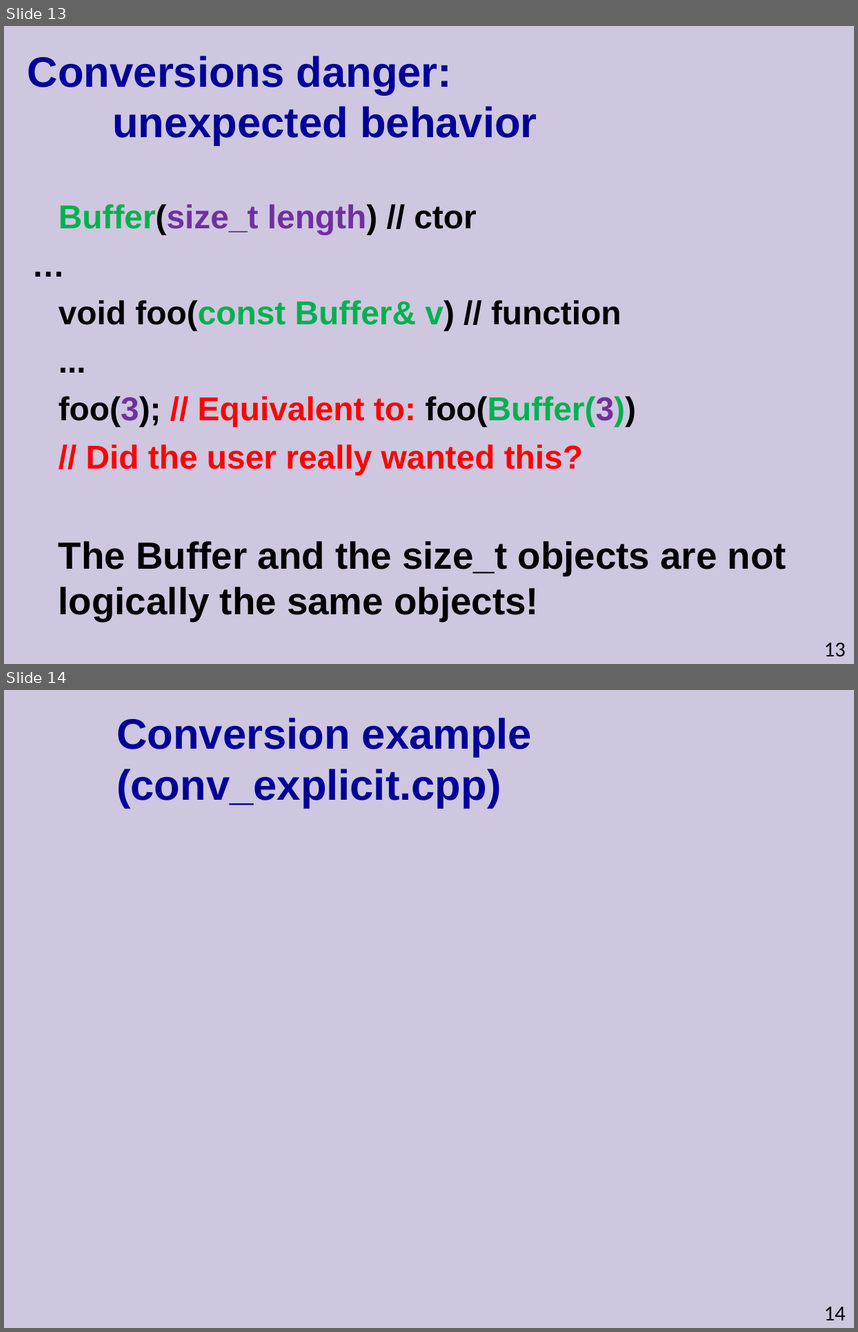
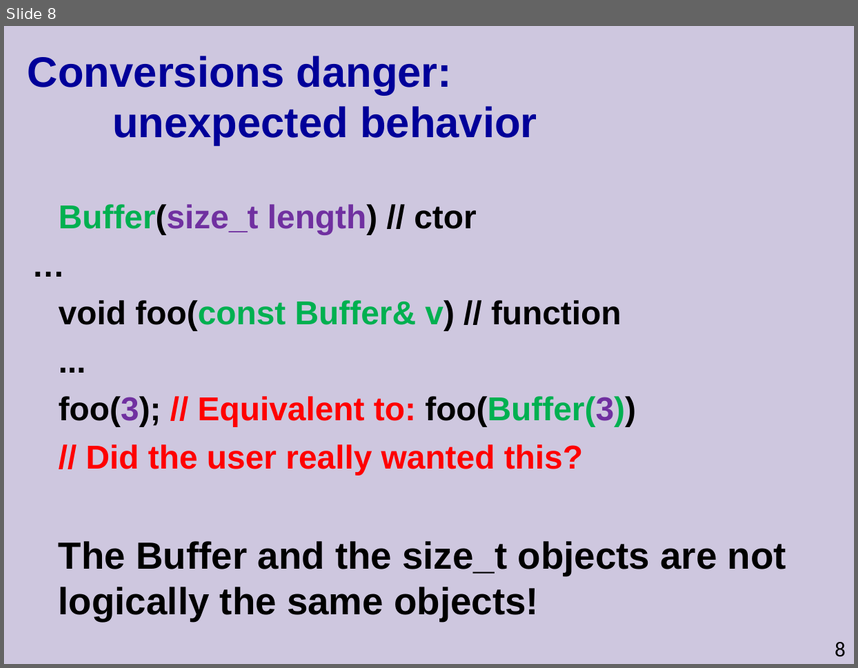
Before and after one commit to cpp-at-ariel/cpp-5778, a slide deck: week05-copy-friend/slides.odp. Shown one above the other, each under a label of ours: slides 13 and 14 before the commit, slide 8 after it. The pictures are 858x1332 and 858x668 pixels, drawn with LibreOffice and Linux fonts; fonts in the diff are those of the drawing. Boxes give left, top, right and bottom in pixels: in the first picture for what was removed or moved away, otherwise in the second. Text is boxed around its words. In the diff, an @@ line names an element or a change of style, - is before the commit and + after.

```diff
--- a/week05-copy-friend/slides.odp
+++ b/week05-copy-friend/slides.odp
@@ slide 14 removed at <box>4,690,854,1328</box>, background #CEC7DF @@
@@ title removed at <box>116,718,532,807</box> @@
-Conversion example (conv_explicit.cpp)
@@ page number removed at <box>824,1306,846,1320</box> @@
-14
@@ what was slide 13 is now slide 8 @@
@@ page number at <box>835,641,846,657</box>: text changed @@
-13
+8
```
Also in this commit, not shown: 4 slides changed, 1 slide added, 4 other slides removed, 23 other files.
